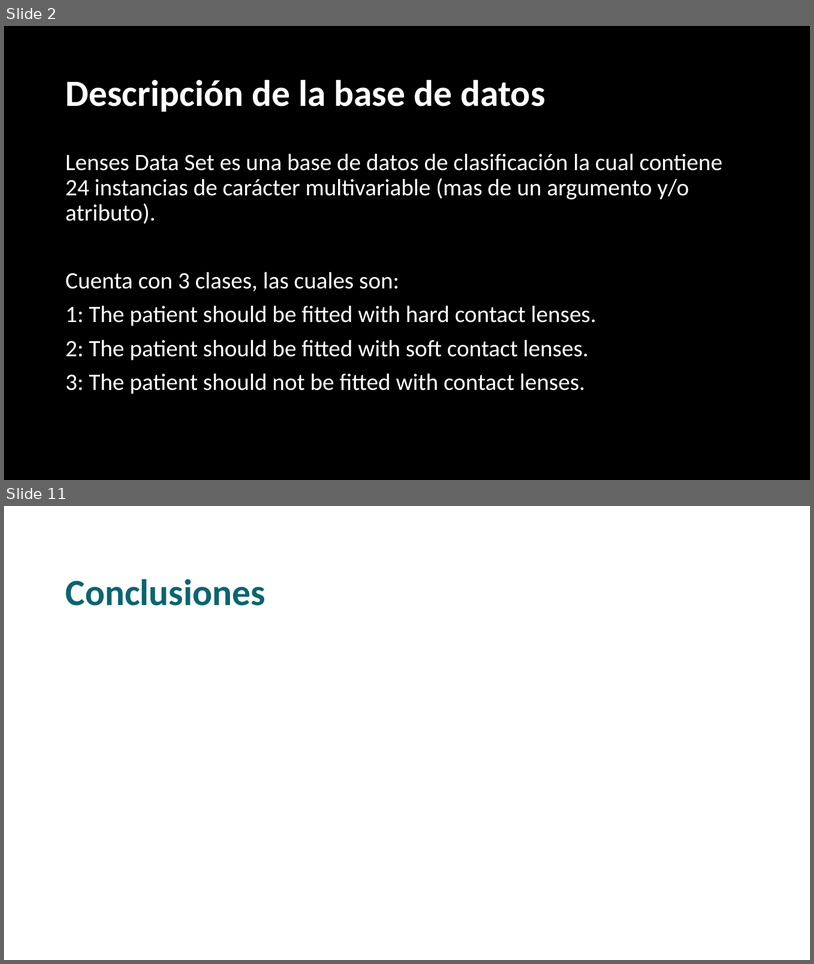
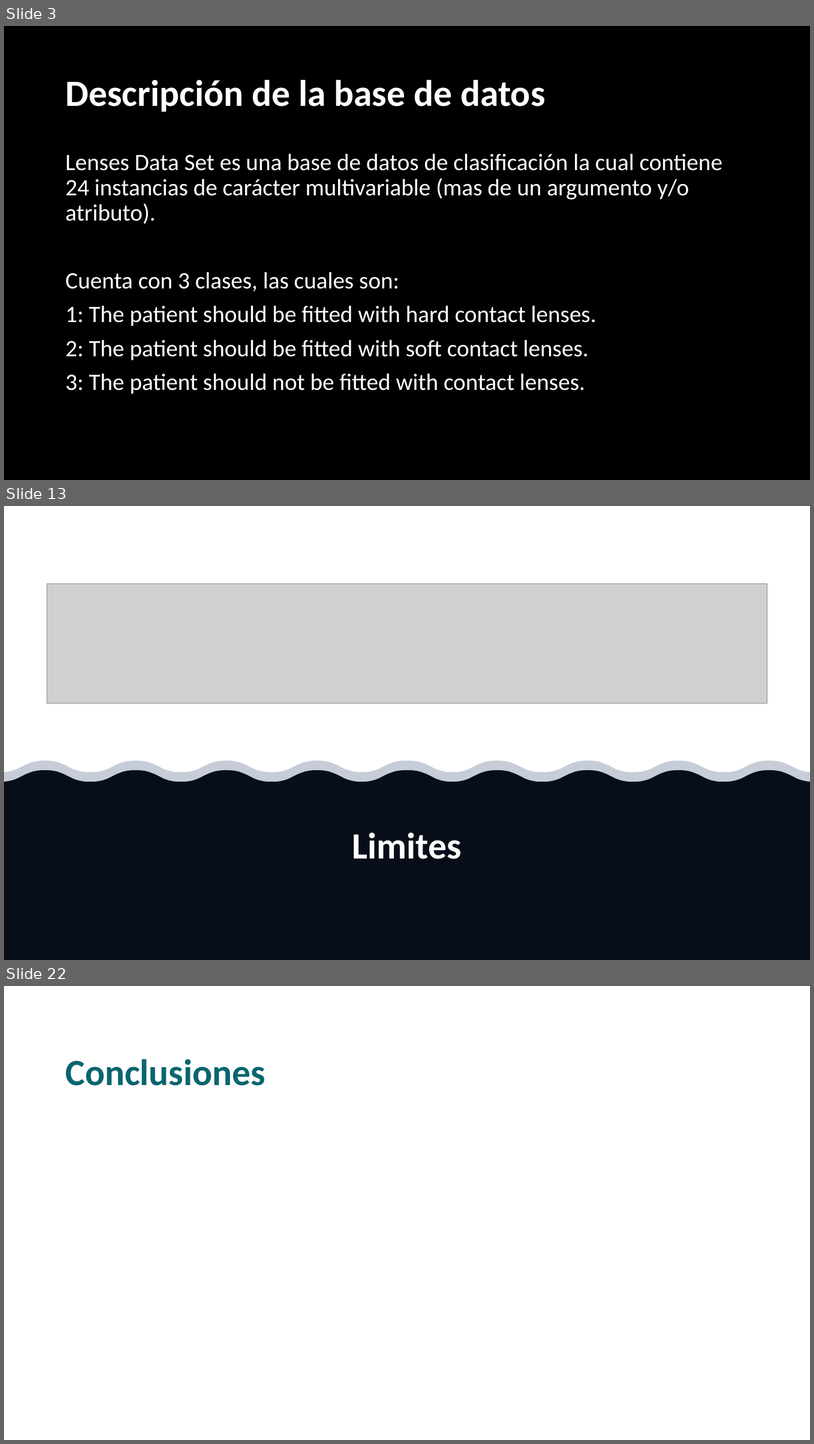
Before and after one commit to JuanAguilarDev/Data-mining-project, a slide deck: Plantilla Exposición.pptx. Shown one above the other, each under a label of ours: slides 2 and 11 before the commit, slides 3, 13 and 22 after it; the slides between them are not shown. The pictures are 814x964 and 814x1444 pixels, drawn with LibreOffice and Linux fonts; fonts in the diff are those of the drawing; grey boxes stand for pictures; background and template pictures are left out. Boxes give left, top, right and bottom in pixels: in the first picture for what was removed or moved away, otherwise in the second. Text is boxed around its words. In the diff, an @@ line names an element or a change of style, - is before the commit and + after.

```diff
--- a/Plantilla Exposición.pptx
+++ b/Plantilla Exposición.pptx
@@ slide 13 added at (4, 506, 810, 960), background #FFFFFF @@
@@ picture added at (47, 584, 767, 703) @@
@@ freeform shape added at (4, 770, 810, 960), fill #000000 @@
@@ freeform shape added at (4, 760, 810, 960), fill #203864 at 25% opacity @@
@@ title added at (353, 832, 462, 859), 44 pt, text #FFFFFF, bold @@
+Limites
@@ what was slide 2 is now slide 3 @@
@@ what was slide 11 is now slide 22 @@
```
Also in this commit, not shown: 5 slides changed, 14 other slides added, 4 slides removed.
